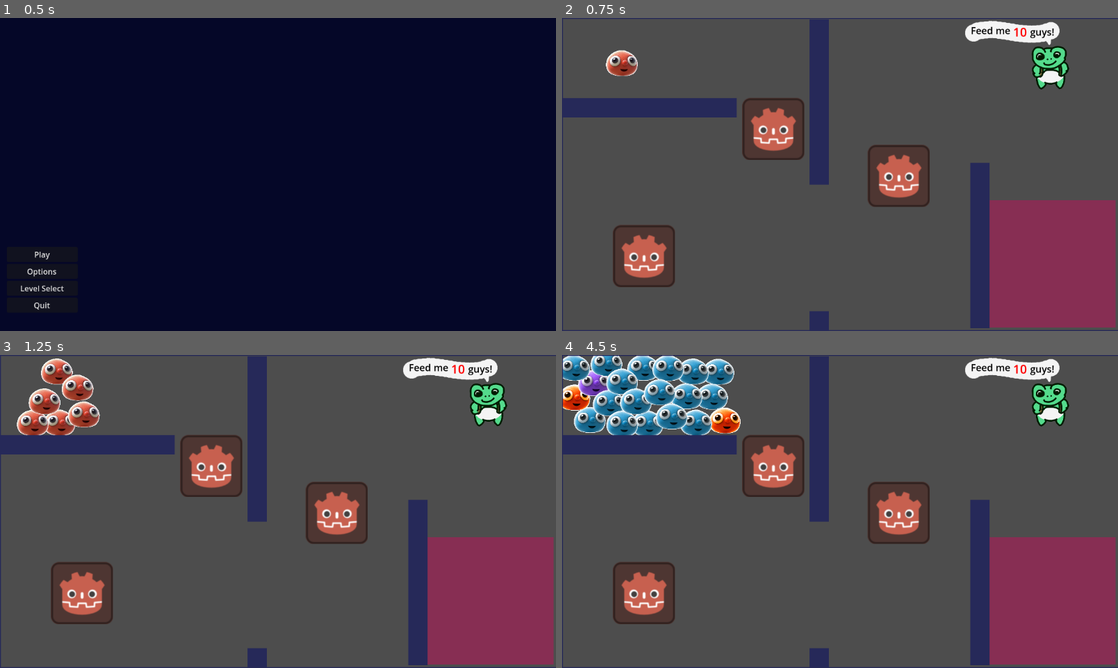
Above: before the commit, frames 1-4 (two rows, left to right).
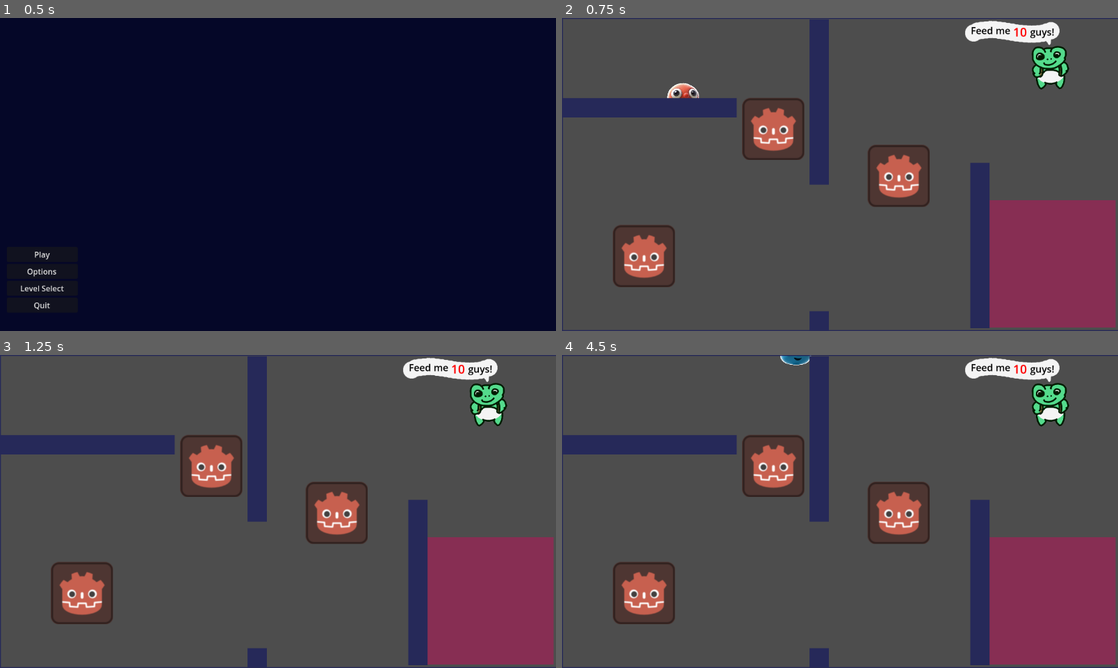
Above: after the commit, the same moments.

Repository: Joseph-Cloud/LittleGuysTheVisualExperience
Game: Godot game, scene res://Menu/Scenes/Main_menu.tscn
The game is run twice, just before and just after one commit, with the same random seed, the same clock (stepped at 60 frames per second) and the same inputs. The engine's default icon, where the game draws it, is replaced by a stand-in: a white triangle on a blue panel in a dark square.
Inputs (mouse positions are in pixels of both pictures, inside the frame that each line leads up to):
- Up to frame 1 (0.5 s): no input
- Up to frame 2 (0.75 s): click "Play" at 0.5 s
- Up to frame 3 (1.25 s): no input
- Up to frame 4 (4.5 s): move the mouse to (623, 423) at 1.27 s; hold Space (command_guys_stop) 1.28-2.03 s; click (623, 423) at 1.42 s; move the mouse to (628, 364) at 2.02 s; tap Shift (hold_select_multiple_guys) at 2.1, 3.6 s; click (628, 364) at 2.17 s; move the mouse to (573, 414) at 2.77 s; hold Space (command_guys_stop) 2.78-3.53 s; click (573, 414) at 2.92 s; move the mouse to (701, 420) at 3.52 s; click (701, 420) at 3.67 s; move the mouse to (595, 386) at 4.27 s; hold Space (command_guys_stop) from 4.28 s (still down); click (595, 386) at 4.42 s

Frame 1 is identical in both runs. In frame 2, 0.6% of the frame differs, in the area x 7-25%, y 10-26%; in frame 3, 2.2%; in frame 4, 6.9%, in the area x 0-45%, y 0-26%.

Commit message:
added soft body code to new scenes

Diff:
--- a/Levels/test_level.tscn
+++ b/Levels/test_level.tscn
@@ -4,11 +4,10 @@
 [ext_resource type="Script" path="res://Menu/Scripts/Level_manager.gd" id="1_xt4uj"]
 [ext_resource type="PackedScene" uid="uid://2vrhhm6tycib" path="res://Hazards/env_hazards_scene.tscn" id="2_2pq50"]
 [ext_resource type="PackedScene" uid="uid://dy8sxdv206lc0" path="res://Menu/Scenes/pausemenu.tscn" id="2_ra6uc"]
-
-[ext_resource type="PackedScene" uid="uid://lmyo4gyv8tdt" path="res://Hazards/Wall.tscn" id="5_gjr51"]
-[ext_resource type="PackedScene" uid="uid://842ow8kcemxm" path="res://Hazards/WallBorder.tscn" id="6_80ata"]
-[ext_resource type="PackedScene" uid="uid://cyj6o1j1t1d84" path="res://Hazards/PushableBox.tscn" id="7_1csxa"]
-[ext_resource type="PackedScene" uid="uid://b0j7pgm447f2v" path="res://Hazards/GuyEater.tscn" id="8_wluw7"]
+[ext_resource type="PackedScene" path="res://Hazards/Wall.tscn" id="5_gjr51"]
+[ext_resource type="PackedScene" uid="uid://c8ruxuyig5t1q" path="res://Hazards/WallBorder.tscn" id="6_80ata"]
+[ext_resource type="PackedScene" path="res://Hazards/PushableBox.tscn" id="7_1csxa"]
+[ext_resource type="PackedScene" path="res://Hazards/GuyEater.tscn" id="8_wluw7"]
 
 [node name="TestLevel" type="Node2D"]
 script = ExtResource("1_xt4uj")
--- a/Scripts/LittleGuys/little_guy.gd
+++ b/Scripts/LittleGuys/little_guy.gd
@@ -52,7 +52,6 @@
 		if status == STOPPED:
 			start_moving()
 	# z_index = position.y  # Sorts sprites by y value. Flickers and looks kinda strange.
-
 
 func _physics_process(_delta):
 	var mouse_position = get_viewport().get_mouse_position()
--- /dev/null
+++ b/Scripts/soft_body_controller.gd
@@ -0,0 +1,64 @@
+extends Node2D
+
+var mass_points: Array[Node] = []
+var spring_list: Array[Dictionary] = []
+
+func _physics_process(delta):
+	update_spring_forces()
+	cull_mass_points()
+	var i = 0
+	while i < len(mass_points):
+		var mass_point = mass_points[i]
+		if not is_instance_valid(mass_points):
+			mass_points.remove_at(i)
+		i += 1
+
+func update_spring_forces():
+	for i in range(len(spring_list)):
+		var spring = spring_list[i]
+		if not spring_is_valid(spring):
+			continue
+		var pos_one = spring["mass_point_one"].position
+		var pos_two = spring["mass_point_two"].position
+		var distance = spring["mass_point_one"].position.distance_to(spring["mass_point_two"].position)
+		var direction_vec = (pos_two - pos_one).normalized()
+		var spring_force = (abs(distance) - spring["rest_length"]) * spring["stiffness"]
+		var damping_force = direction_vec.dot(spring["mass_point_two"].velocity - spring["mass_point_one"].velocity) * spring["damping"]
+		var total_spring_force = spring_force + damping_force
+		spring["mass_point_one"].spring_force += direction_vec * total_spring_force
+		spring["mass_point_two"].spring_force += -direction_vec * total_spring_force
+	# (abs(B - A) - L0) * ks + ((B - A)/abs(B - A)) * (vB - vA) * kd
+
+func create_spring_dict(guy_one, guy_two, rest_length, stiffness):
+	return {
+			"mass_point_one": guy_one,
+			"mass_point_two": guy_two,
+			"rest_length": rest_length,
+			"stiffness": stiffness,
+			"damping": .1,
+			}
+
+func cull_mass_points():
+	var i = 0
+	while i < len(mass_points):
+		var mass_point = mass_points[i]
+		if not is_instance_valid(mass_point):
+			mass_points.remove_at(i)
+		i += 1
+
+func spring_is_valid(spring):
+	if not is_instance_valid(spring["mass_point_one"]) or not is_instance_valid(spring["mass_point_two"]):
+		return false
+	if spring["mass_point_one"].status == 2 and spring["mass_point_two"].status == 2:
+		return false
+	return true
+
+func reconstitue_soft_body():
+	spring_list = []
+	cull_mass_points()
+	var n = len(mass_points)
+	for i in range(len(mass_points) - 1):
+		var link_spring = create_spring_dict(mass_points[i], mass_points[(i + 1)], 175, 5)
+		var leader_spring = create_spring_dict(mass_points[i], mass_points[(i + 2) % n], 175, 5)
+		spring_list.append(link_spring)
+		spring_list.append(leader_spring)
--- /dev/null
+++ b/Scripts/soft_body_mass_point.gd
@@ -0,0 +1,10 @@
+extends CharacterBody2D
+
+# mass point vars for soft body
+@export var mass = 3
+var spring_force = Vector2.ZERO
+
+func move():
+	velocity = spring_force / mass
+	spring_force = Vector2.ZERO
+	move_and_slide()
--- /dev/null
+++ b/SoftBody/soft_body_controller.tscn
@@ -0,0 +1,6 @@
+[gd_scene load_steps=2 format=3 uid="uid://bpke8clvc88lu"]
+
+[ext_resource type="Script" path="res://Scripts/soft_body_controller.gd" id="1_hlqj7"]
+
+[node name="SoftBodyController" type="Node2D"]
+script = ExtResource("1_hlqj7")
--- /dev/null
+++ b/SoftBody/soft_body_mass_point.tscn
@@ -0,0 +1,15 @@
+[gd_scene load_steps=4 format=3 uid="uid://dpsd0wvcuhjq2"]
+
+[ext_resource type="Script" path="res://Scripts/soft_body_mass_point.gd" id="1_lonnl"]
+[ext_resource type="Texture2D" uid="uid://begkjxwllkt56" path="res://black_circle.png" id="2_jr7nu"]
+
+[sub_resource type="CircleShape2D" id="CircleShape2D_v8evm"]
+
+[node name="SoftBodyMassPoint" type="CharacterBody2D"]
+script = ExtResource("1_lonnl")
+
+[node name="CollisionShape2D" type="CollisionShape2D" parent="."]
+shape = SubResource("CircleShape2D_v8evm")
+
+[node name="Sprite2D" type="Sprite2D" parent="CollisionShape2D"]
+texture = ExtResource("2_jr7nu")
--- a/global.gd
+++ b/global.gd
@@ -1,7 +1,7 @@
 extends Node
 
 var DEBUG = true
-var SOFT_BODY_CONTROL = false
+var SOFT_BODY_CONTROL = true
 # Called when the node enters the scene tree for the first time.
 func _ready():
 	pass # Replace with function body.
